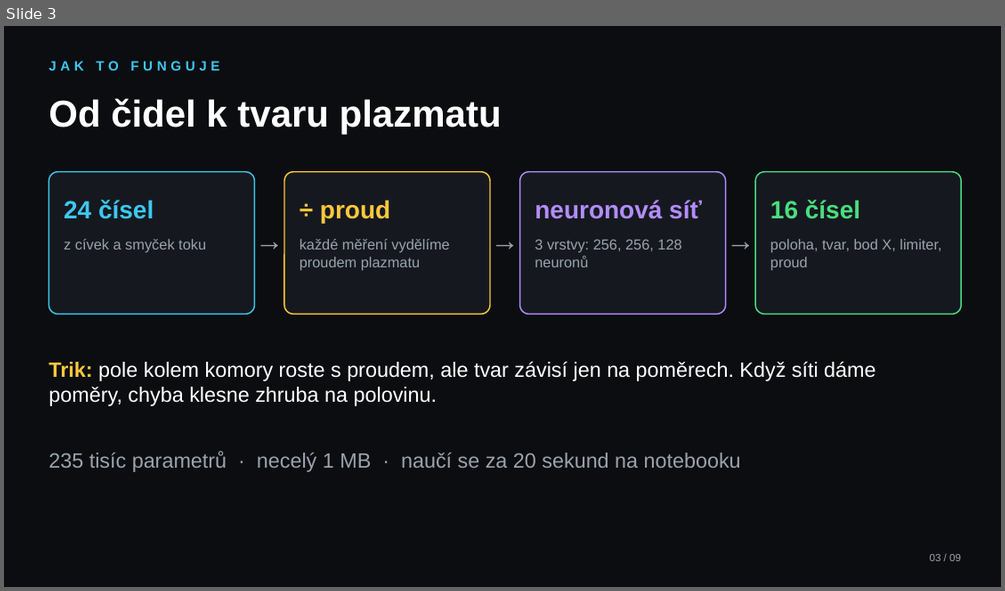
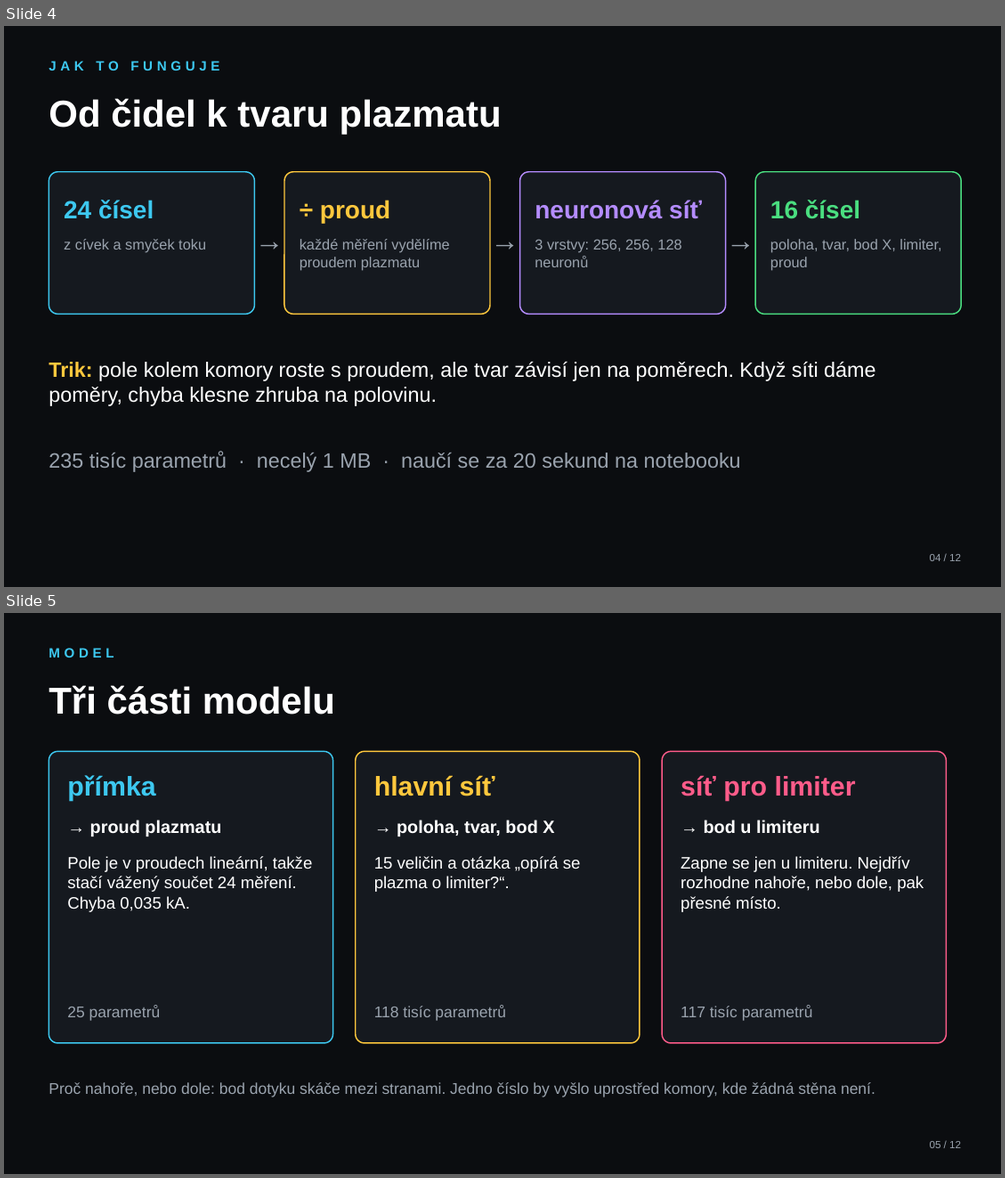
Before and after one commit to mschiller890/hackathon, a slide deck: slides.pptx. Shown one above the other, each under a label of ours: slide 3 before the commit, slides 4 and 5 after it. The pictures are 1005x591 and 1005x1178 pixels, drawn with LibreOffice and Linux fonts; fonts in the diff are those of the drawing. Boxes give left, top, right and bottom in pixels: in the first picture for what was removed or moved away, otherwise in the second. Text is boxed around its words. In the diff, an @@ line names an element or a change of style, - is before the commit and + after.

```diff
--- a/slides.pptx
+++ b/slides.pptx
@@ slide 5 added at (x1=4, y1=613, x2=1001, y2=1174), background #0B0D10 @@
@@ text added at (x1=48, y1=648, x2=113, y2=657), 13 pt, text #3DC8F0, bold @@
+MODEL
@@ text added at (x1=48, y1=685, x2=335, y2=714), 36 pt, text #FFFFFF, bold @@
+Tři části modelu
@@ rounded rectangle added at (x1=48, y1=751, x2=333, y2=1043), fill #15191F, outline #3DC8F0 1.25 pt @@
@@ rounded rectangle added at (x1=356, y1=751, x2=639, y2=1043), fill #15191F, outline #FFC83D 1.25 pt @@
@@ rounded rectangle added at (x1=662, y1=751, x2=947, y2=1043), fill #15191F, outline #FF5C8A 1.25 pt @@
@@ text added at (x1=67, y1=775, x2=155, y2=801), 26 pt, text #3DC8F0, bold @@
+přímka
@@ text added at (x1=374, y1=775, x2=495, y2=796), 26 pt, text #FFC83D, bold @@
+hlavní síť
@@ text added at (x1=680, y1=775, x2=856, y2=801), 26 pt, text #FF5C8A, bold @@
+síť pro limiter
@@ text added at (x1=90, y1=819, x2=221, y2=836), 17 pt, text #FFFFFF, bold @@
+→ proud plazmatu
@@ text added at (x1=396, y1=819, x2=554, y2=836), 17 pt, text #FFFFFF, bold @@
+→ poloha, tvar, bod X
@@ text added at (x1=704, y1=819, x2=820, y2=834), 17 pt, text #FFFFFF, bold @@
+→ bod u limiteru
@@ text added at (x1=67, y1=856, x2=313, y2=912), 16 pt, text #FFFFFF @@
+Pole je v proudech lineární, takže stačí vážený součet 24 měření. Chyba 0,035 kA.
@@ text added at (x1=374, y1=856, x2=581, y2=892), 16 pt, text #FFFFFF @@
+15 veličin a otázka „opírá se plazma o limiter?“.
@@ text added at (x1=680, y1=856, x2=923, y2=912), 16 pt, text #FFFFFF @@
+Zapne se jen u limiteru. Nejdřív rozhodne nahoře, nebo dole, pak přesné místo.
@@ text added at (x1=67, y1=1005, x2=161, y2=1021), 15 pt, text #9AA3AE @@
+25 parametrů
@@ text added at (x1=374, y1=1005, x2=506, y2=1021), 15 pt, text #9AA3AE @@
+118 tisíc parametrů
@@ text added at (x1=680, y1=1005, x2=813, y2=1021), 15 pt, text #9AA3AE @@
+117 tisíc parametrů
@@ text added at (x1=48, y1=1082, x2=875, y2=1097), 15 pt, text #9AA3AE @@
+Proč nahoře, nebo dole: bod dotyku skáče mezi stranami. Jedno číslo by vyšlo uprostřed komory, kde žádná stěna není.
@@ text added at (x1=930, y1=1141, x2=961, y2=1148), 10 pt, text #9AA3AE @@
+05 / 12
@@ what was slide 3 is now slide 4 @@
@@ slide 4 changed as well @@
@@ text at (x1=930, y1=554, x2=961, y2=561): text changed @@
-03 / 09
+04 / 12
```
Also in this commit, not shown: 8 other slides changed, 2 other slides added, 1 other file.
